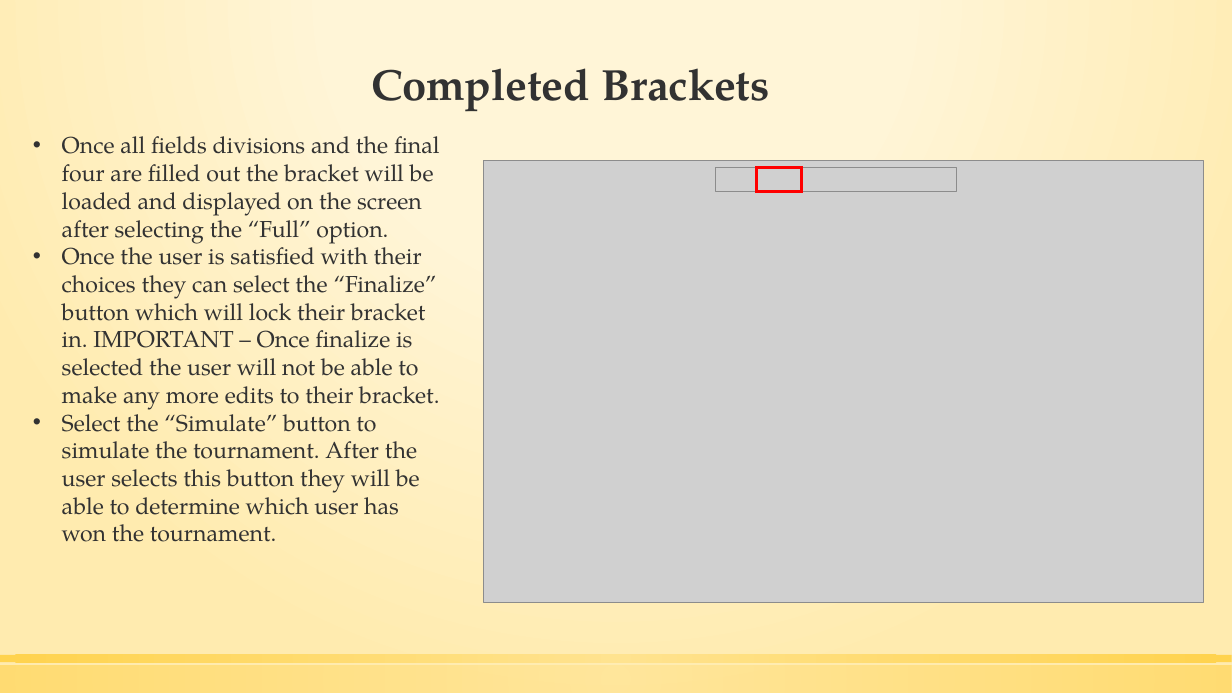
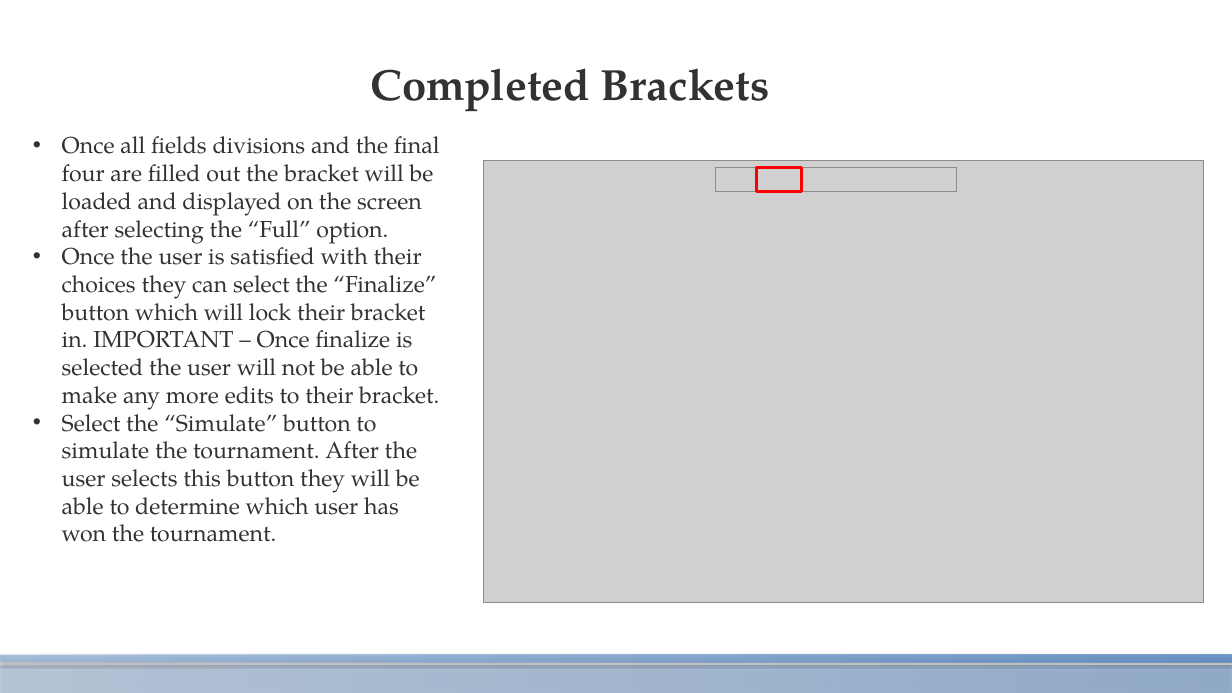
Before and after one commit to WindowDump/CS225-March-Madness, a slide deck: slide 5 of March_Madness_Documentation.pptx. Drawn at 1232x693 pixels with LibreOffice and Linux fonts; fonts in the diff are those of the drawing; grey boxes stand for pictures. Boxes give left, top, right and bottom in pixels: in the first picture for what was removed or moved away, otherwise in the second. Text is boxed around its words. In the diff, an @@ line names an element or a change of style, - is before the commit and + after.

```diff
--- a/March_Madness_Documentation.pptx
+++ b/March_Madness_Documentation.pptx
@@ background gradient #FFF5D7 to #FFEBAF to #FFFFFF @@
@@ rectangle at (0, 655, 1232, 663): fill gradient #FFE186 to #FFCD36 to gradient #95B3D7 to #4F81BD; shadow on @@
@@ rectangle at (0, 665, 1232, 693): fill gradient #FFE186 to #FFCD36 to gradient #95B3D7 to #4F81BD; shadow on @@
```
Also in this commit, not shown: 5 other slides changed.
